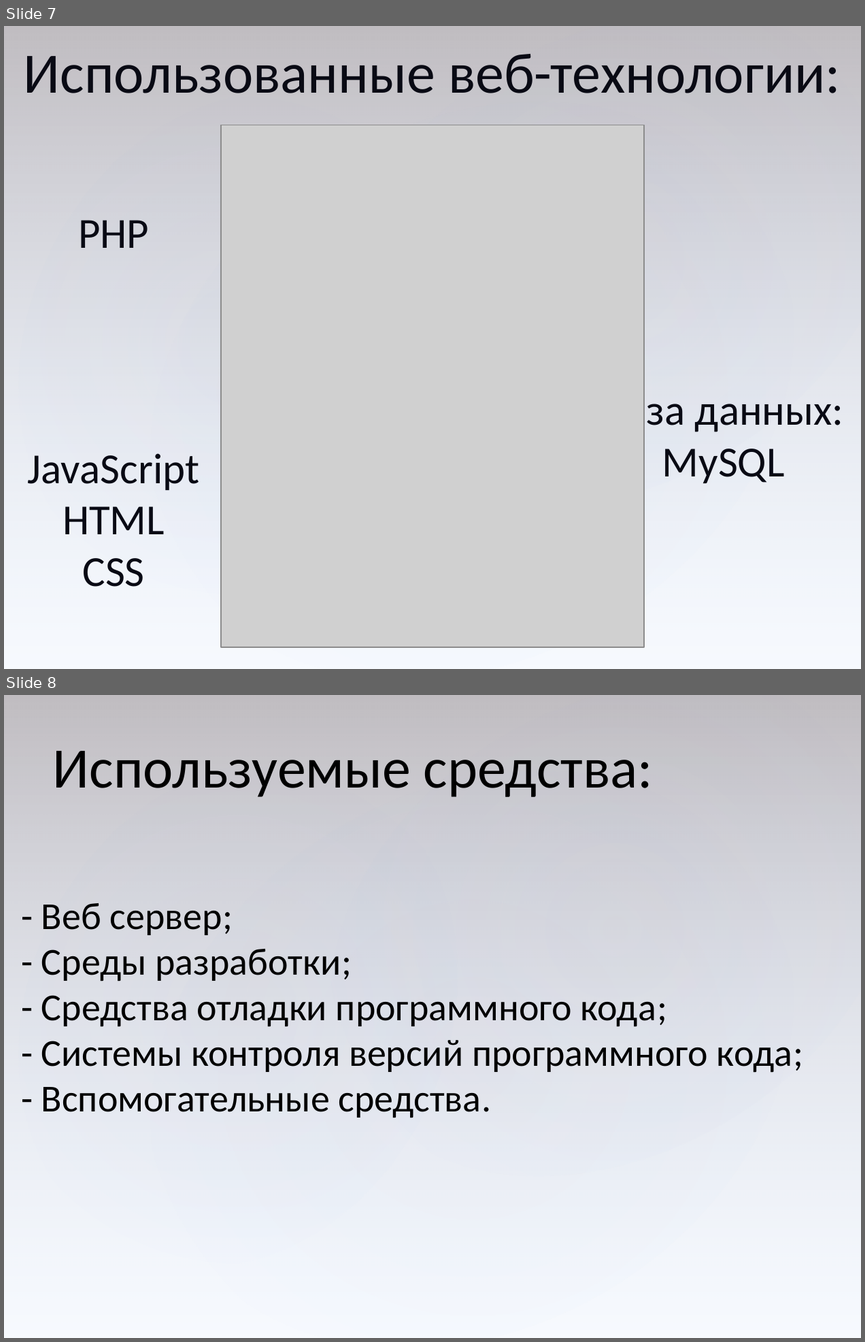
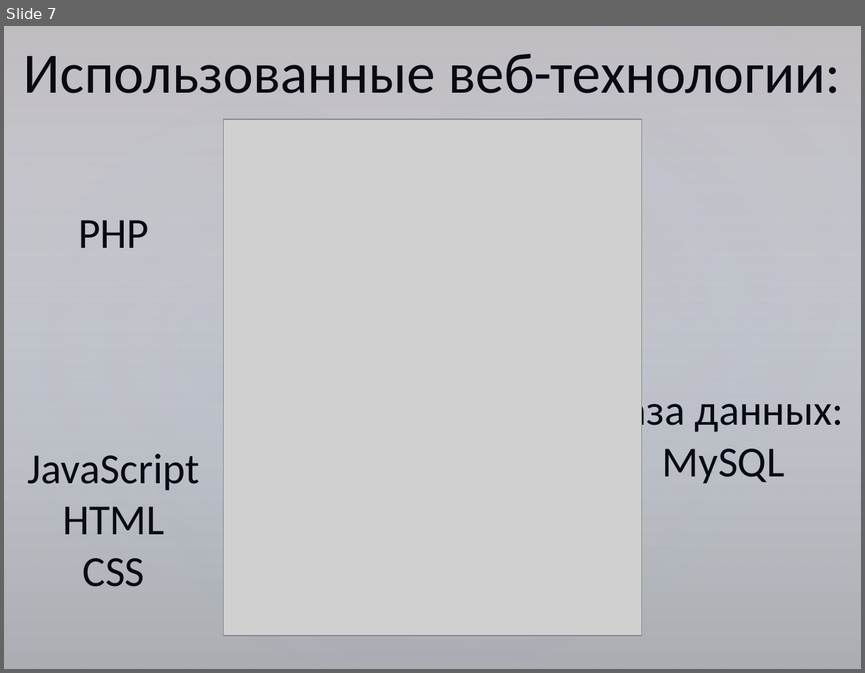
Before and after one commit to serpikovs/in40, a slide deck: !docs/common.pptx. Shown one above the other, each under a label of ours: slides 7 and 8 before the commit, slide 7 after it. The pictures are 865x1342 and 865x673 pixels, drawn with LibreOffice and Linux fonts; fonts in the diff are those of the drawing; grey boxes stand for pictures. Boxes give left, top, right and bottom in pixels: in the first picture for what was removed or moved away, otherwise in the second. Text is boxed around its words. In the diff, an @@ line names an element or a change of style, - is before the commit and + after.

```diff
--- a/!docs/common.pptx
+++ b/!docs/common.pptx
@@ slide 8 removed at (4, 695, 861, 1338), background #FFFFFF; not listed: 4 template elements that a slide beside it also shows @@
@@ text removed at (53, 751, 653, 797) @@
-Используемые средства:
@@ text removed at (41, 903, 804, 1118) @@
-- Веб сервер;
-- Среды разработки;
-- Средства отладки программного кода;
-- Системы контроля версий программного кода;
-- Вспомогательные средства.
@@ slide 7 changed as well @@
@@ background #FFFFFF to gradient #FFFFFF to #ABABAB @@
@@ picture: place and size @@
-picture at (221, 125, 644, 646)
+picture at (224, 119, 641, 635)
```
Also in this commit, not shown: 20 other slides changed, 1 slide added, 6 other slides removed.
